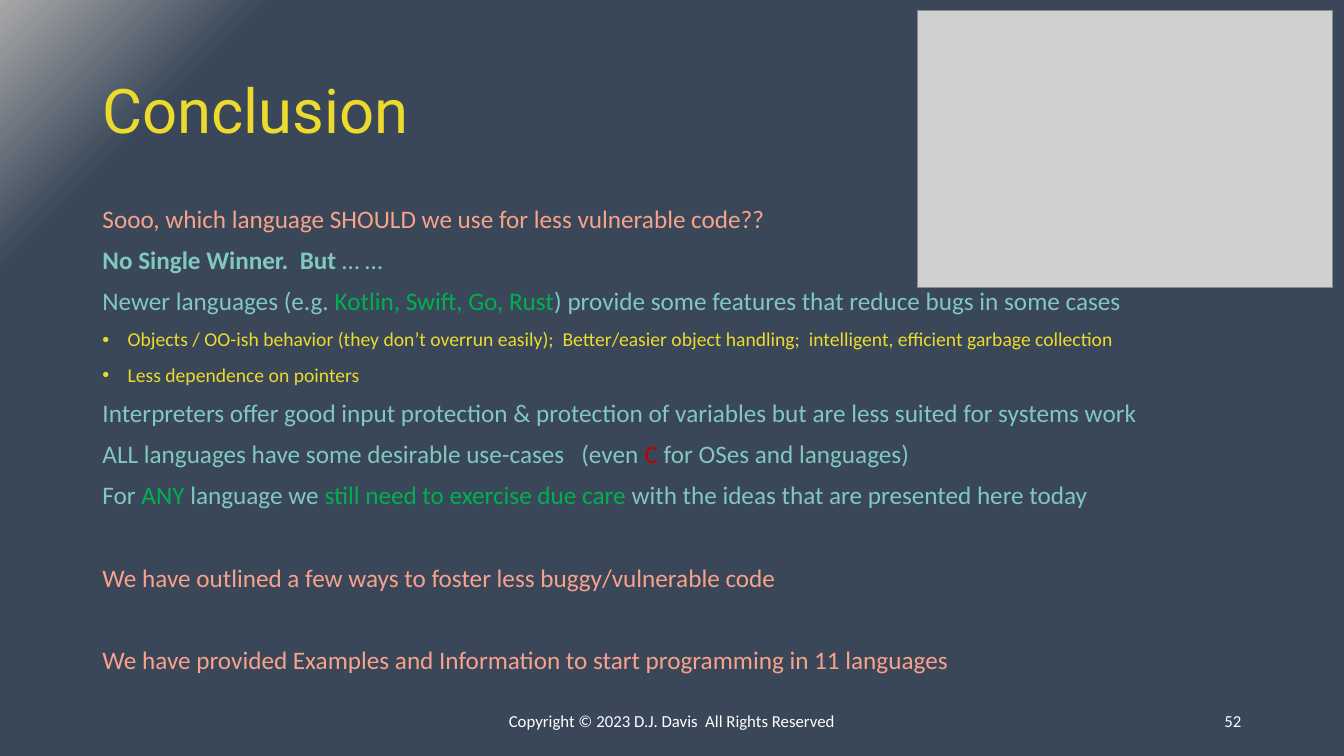
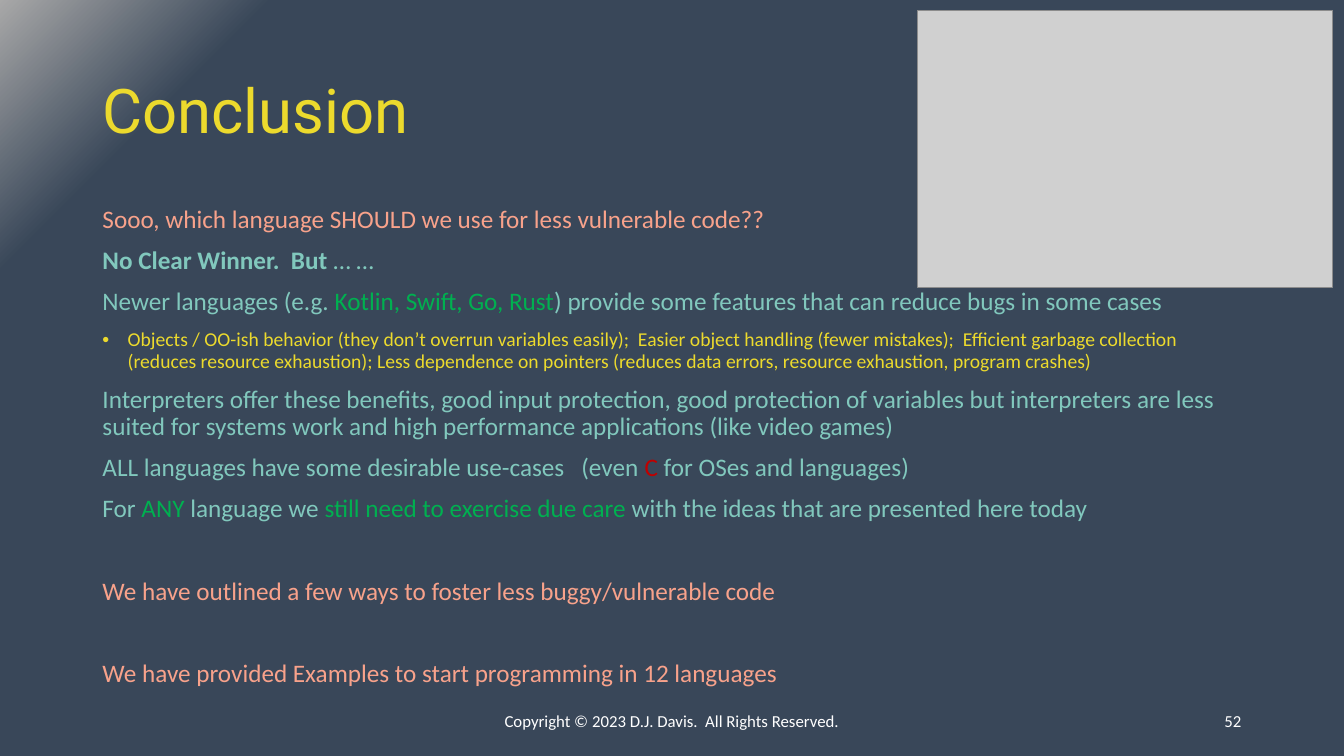
Before and after one commit to ipv3/DC31-BIC, a slide deck: slide 52 of Presentation.pptx. Drawn at 1344x756 pixels with LibreOffice and Linux fonts; fonts in the diff are those of the drawing; grey boxes stand for pictures. Boxes give left, top, right and bottom in pixels: in the first picture for what was removed or moved away, otherwise in the second. Text is boxed around its words. In the diff, an @@ line names an element or a change of style, - is before the commit and + after.

```diff
--- a/Presentation.pptx
+++ b/Presentation.pptx
@@ text at (102, 251, 1214, 439): text changed @@
-No Single Winner. But … …
-Newer languages (e.g. Kotlin, Swift, Go, Rust) provide some features that reduce bugs in some cases
-• Objects / OO-ish behavior (they don’t overrun easily); Better/easier object handling; intelligent, efficient garbage collection
-• Less dependence on pointers
-Interpreters offer good input protection & protection of variables but are less suited for systems work
+No Clear Winner. But … …
+Newer languages (e.g. Kotlin, Swift, Go, Rust) provide some features that can reduce bugs in some cases
+• Objects / OO-ish behavior (they don’t overrun variables easily); Easier object handling (fewer mistakes); Efficient garbage collection (reduces resource exhaustion); Less dependence on pointers (reduces data errors, resource exhaustion, program crashes)
+Interpreters offer these benefits, good input protection, good protection of variables but interpreters are less suited for systems work and high performance applications (like video games)
@@ text at (102, 664, 776, 687): text changed @@
-We have provided Examples and Information to start programming in 11 languages
+We have provided Examples to start programming in 12 languages
@@ text at (505, 715, 839, 730): text changed @@
-Copyright © 2023 D.J. Davis All Rights Reserved
+Copyright © 2023 D.J. Davis. All Rights Reserved.
```
Also in this commit, not shown: 51 other slides changed, 1 slide added, 1 slide removed, 1 other file.
